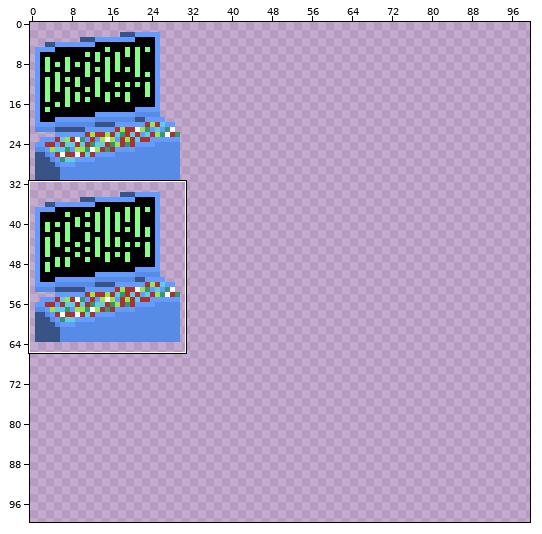
Sprite sheet -- Sprites/EnvironmentVirtual/terminal.png. The picture above shows the old version from afar; the outline marks the close-up.
Close-up. As it was:
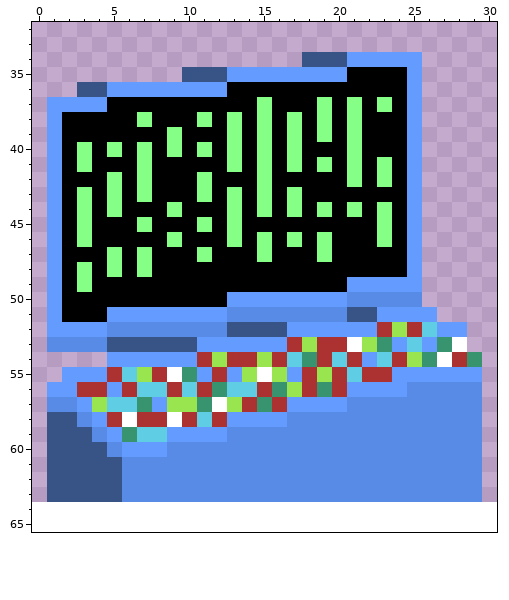
The file is 32x64 pixels. Shown: x 0..30, y 32..65. The old version is drawn lined up with the new one, on the new canvas. The wide view leaves out empty margins. The commit also changed other parts of the picture, which this record leaves out.
After:
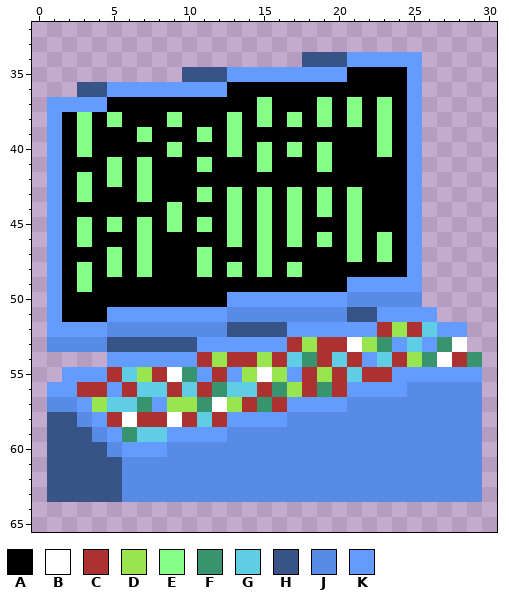
Palette (. is transparent): A #000000  B #ffffff  C #ac3232  D #99e550  E #86ff86  F #37946e  G #5fcde4  H #385486  J #588be5  K #639bff
Changes in this commit:
canvas 32x64 -> 120x138
The author changed colour E to colour A in row 38 at x 7 and 11; in row 39 at x 9, 15, 17, 19 and 21; in row 40 at x 5, 7, 11 and 21; in row 41 at x 3, 13, 17, 21 and 23; in row 42 at x 11, 15, 21 and 23; in row 43 at x 5.
The author changed colour E to colour A in row 44 at x 3, 5 and 23; in row 45 at x 23; in row 46 at x 9; in row 47 at x 19.
The author changed colour A to colour E in row 38 at x 3, 5, 9 and 23; in row 39 at x 3, 7, 11 and 23; in row 40 at x 19 and 23; in row 41 at x 5 and 11; in row 42 at x 3; in row 43 at x 19 and 21.
The author changed colour A to colour E in row 45 at x 5, 9, 15, 17 and 21; in row 46 at x 7 and 21; in row 47 at x 21 and 23; in row 48 at x 11, 13, 15 and 17.
Where, in picture pixels (left, top, right, bottom), the same in both close-ups:
changed: (77, 112, 392, 277)
